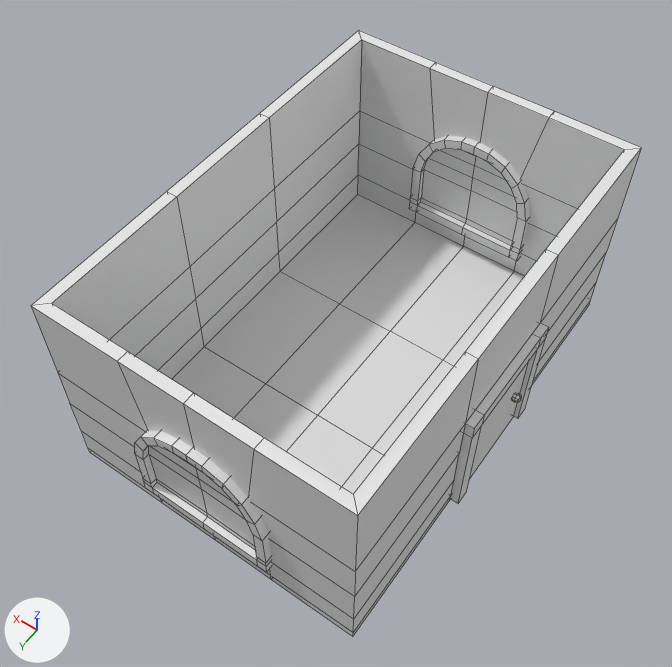
Before and after pictures for a commit that changed the FBX model Assets/Objects/Town1/Models/CajaCasa 1.3 Interior.fbx.
Camera for both pictures: a 50 mm camera at (10.78, 64.14, 20.7) aimed at (18.78, 52.93, 3.09). The axes (+X, +Y, +Z) are drawn at lower left. The lights are the same throughout. Mesh edges are drawn as thin lines. Where no turn or scale is listed for an object, it has been applied to the vertices.

The older version as bpy lines, for what is in view:
```python
me_cube_034 = bpy.data.meshes.new('Cube.034')
me_cube_034.from_pydata(...)  # 474 vertices, 466 faces; spans x -2.86..5.4, y -9.17..2.78, z -2.57..3.13
ob_casa_3_002 = bpy.data.objects.new(' Casa 3.002', me_cube_034)
ob_casa_3_002.location = (17.31, 55.39, 3.19)
```
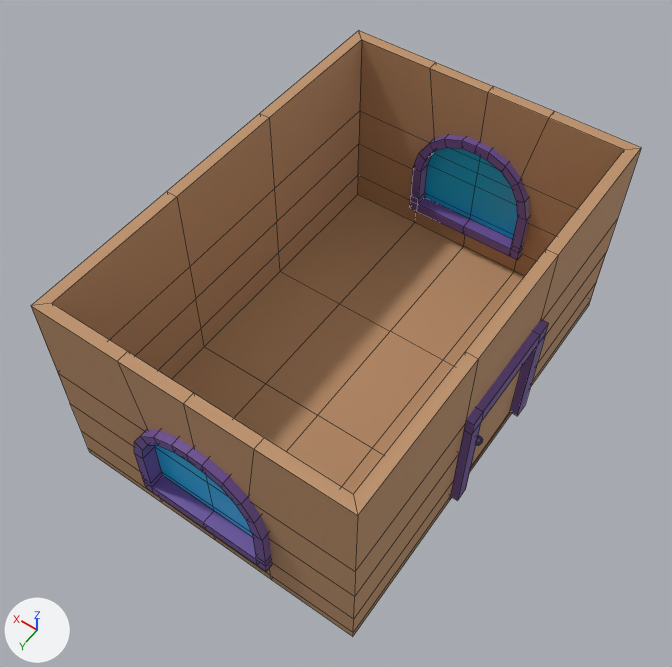
Where the newer file only moved an object's origin or applied its transform, the numbers keep the older frame.

Location of each change, (x1, y1, x2, y2) in pixels of the pictures (672 x 667 px; the box of a moved part takes in the faces that stretch with it):
part 1 of me_cube_034, moved or reshaped: before (451, 323, 549, 503); after (451, 319, 549, 501)
part 2 of me_cube_034, moved or reshaped: before (470, 361, 529, 477); after (472, 367, 522, 464)
part 3 of me_cube_034, moved or reshaped: before (512, 393, 521, 403); after (476, 435, 483, 446)
part 4 of me_cube_034, moved or reshaped: before (135, 430, 272, 572); after (134, 429, 272, 572)
part 5 of me_cube_034, moved or reshaped: before (409, 135, 530, 261); after (410, 135, 530, 260)
part 6 of me_cube_034, recoloured (grey to brown): (31, 30, 641, 636) in both

The change in detail:
Material 'Material.003' (mat_material_003) is new.
Its base color is (0.0, 0.542, 1.0) (cyan #00c2ff).
Its roughness is 0.3.
Material 'Material.002' (mat_material_002) is new.
Its base color is (0.163, 0.0841, 0.337) (purple #70529d).
Material 'Material.001' (mat_material_001) is new.
Its base color is (0.508, 0.283, 0.144) (brown #bd916a).
Its roughness is 0.773.
me_cube_034 is used by ob_casa_3_002; location (17.31, 55.39, 3.19).
me_cube_034 had 474 vertices, 466 faces and spanned x -2.86..5.4, y -9.17..2.78, z -2.57..3.13.
me_cube_034 now has 474 vertices, 466 faces and spans x -2.77..5.4, y -9.19..2.78, z -2.57..3.13.
me_cube_034 part 1: the loose piece of 24 vertices spanning x -2.79..-2.08, y -4.85..-1.51, z -2.54..0.81 is turned 180 degrees about the z axis through its middle, then moved by (0.02, 0.03, 0.17), in mat_material_002 (purple #70529d).
me_cube_034 part 2: the loose piece of 8 vertices spanning x -2.67..-2.3, y -4.46..-1.92, z -2.54..0.42 is turned 180 degrees about the z axis through its middle, then moved by (0.11, 0.05, 0.17), in mat_material_001 (brown #bd916a).
me_cube_034 part 3: the loose piece of 26 vertices spanning x -2.86..-2.62, y -4.13..-3.88, z -1.2..-0.95 is turned 180 degrees about the z axis through its middle, then moved by (0.12, 1.68, 0.17), in mat_material_002 (purple #70529d).
me_cube_034 part 4: the loose piece of 114 vertices spanning x -0.42..3.13, y 2.07..2.78, z -1.68..1.54 is turned 180 degrees about the z axis through its middle, then moved by (0.01, 0.0, 0.02).
me_cube_034 part 5: the loose piece of 114 vertices spanning x -0.42..3.13, y -9.17..-8.47, z -1.68..1.54 is turned 180 degrees about the z axis through its middle, then moved by (0.01, -0.01, 0.02).
me_cube_034 part 6: 166 faces spanning x -2.57..5.4, y -8.98..2.57, z -2.57..3.13 switch from no material to mat_material_001 (brown #bd916a).
me_cube_034 now uses material mat_material_002 (purple #70529d).
me_cube_034 now uses material mat_material_003 (cyan #00c2ff).
